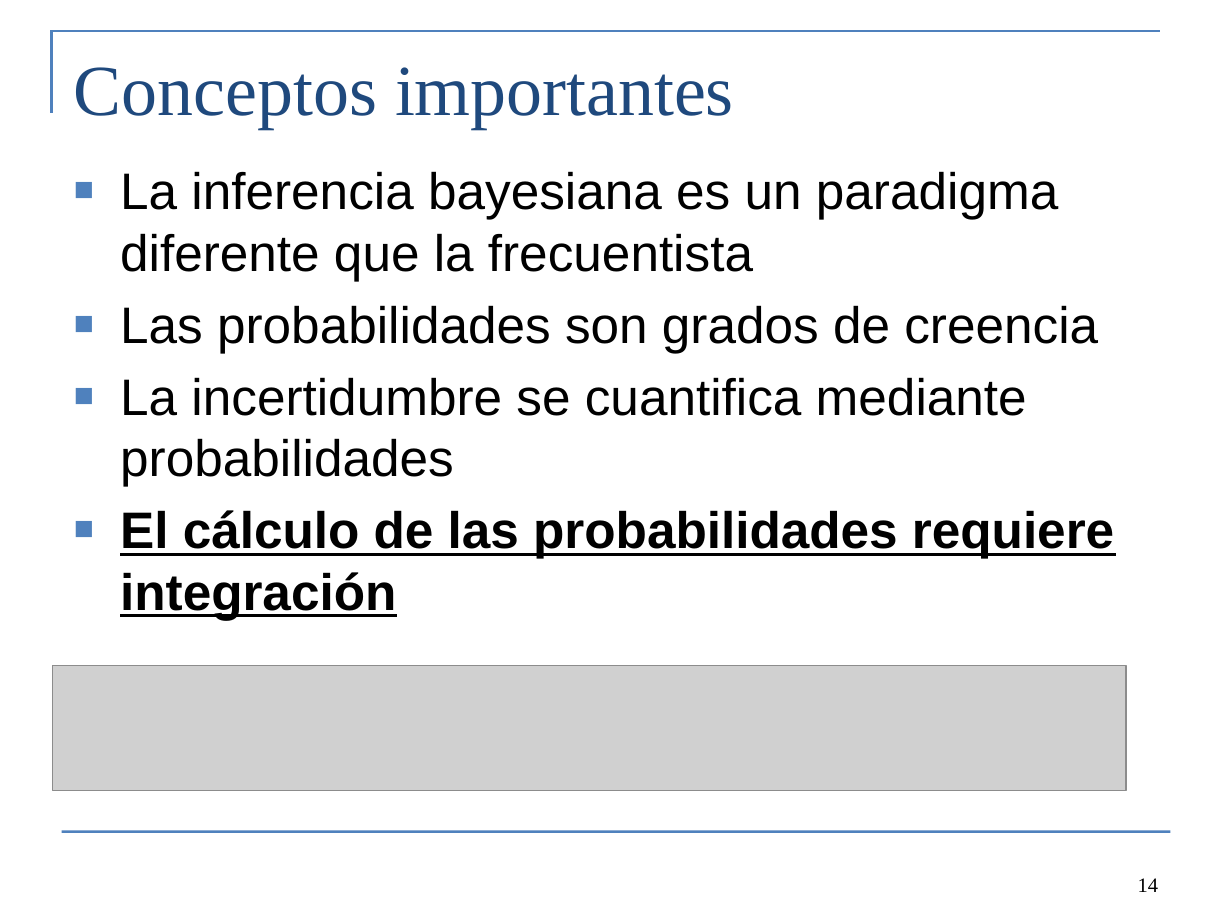
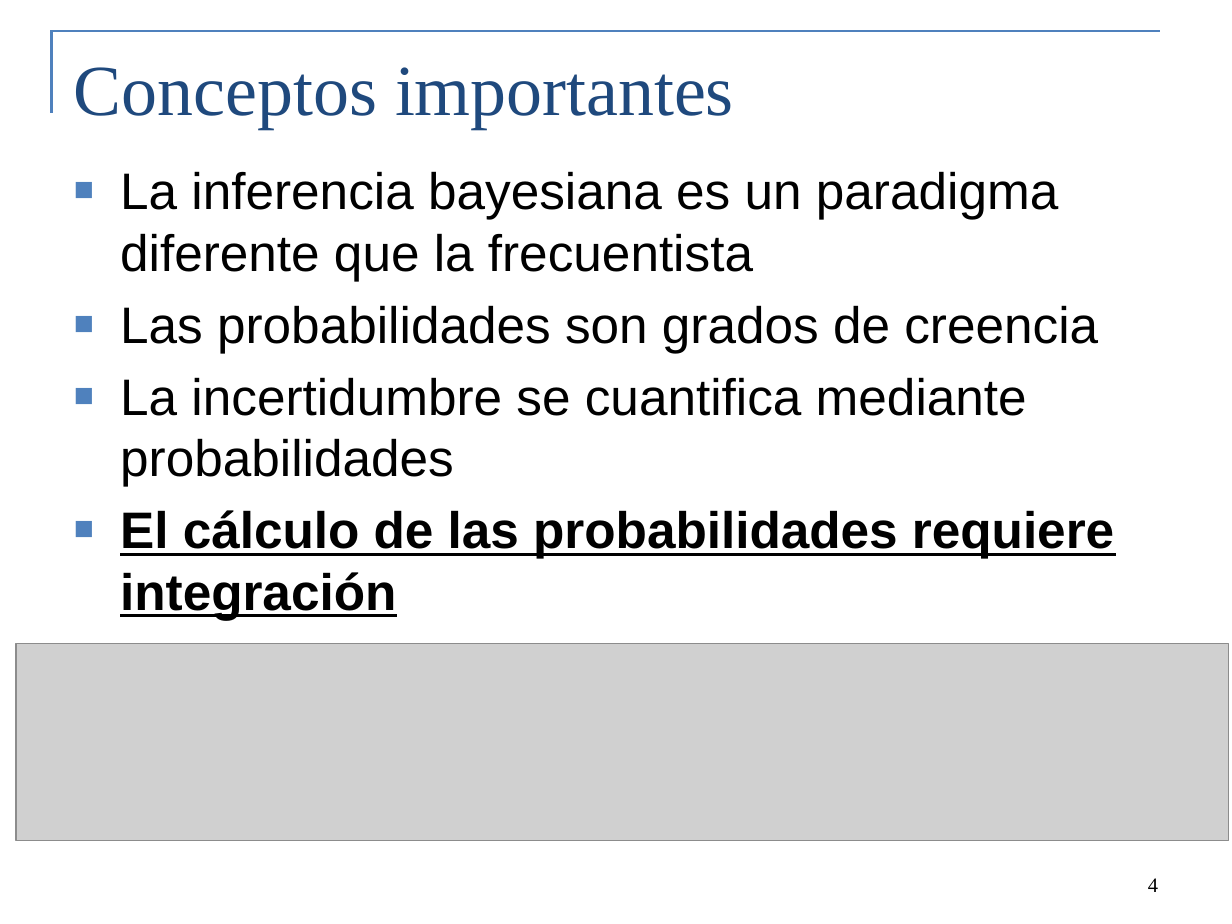
Before and after one commit to colemonnahan/bayes_workshop, a slide deck: slide 4 of dia2/lecture2_bayes.pptx (slide 14 before the commit). Drawn at 1232x924 pixels with LibreOffice and Linux fonts; fonts in the diff are those of the drawing; grey boxes stand for pictures. Boxes give left, top, right and bottom in pixels: in the first picture for what was removed or moved away, otherwise in the second. Text is boxed around its words. In the diff, an @@ line names an element or a change of style, - is before the commit and + after.

```diff
--- a/dia2/lecture2_bayes.pptx
+++ b/dia2/lecture2_bayes.pptx
@@ picture: place and size @@
-picture at [53, 665, 1126, 790]
+picture at [16, 644, 1228, 841]
@@ line removed from (62, 832) to (1170, 832) @@
@@ page number at [1148, 878, 1158, 892]: text changed @@
-14
+4
```
Also in this commit, not shown: 1 other slide changed, 3 slides added, 2 slides removed, 8 other files.
